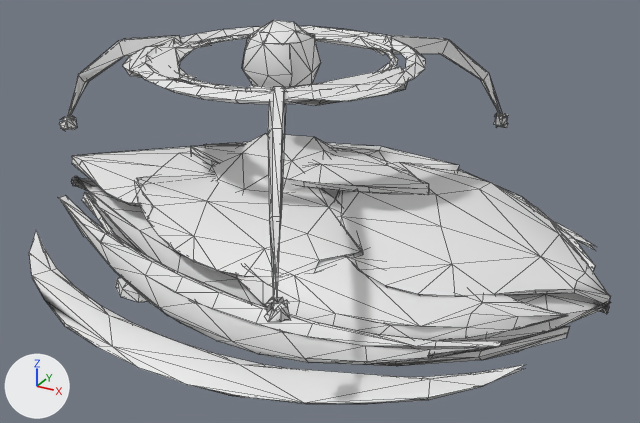
The glTF model public/assets/models/alien/weaver_lod.glb: old version first, new version second.
One viewpoint serves both versions: a 50 mm camera at (4.03, -6.95, 4.77) aimed at (0.23, -0.05, 1.32). Lighting does not change. The marker at lower left points along +X, +Y and +Z. The picture after the commit comes second. Mesh edges are drawn as thin lines. Where no turn or scale is listed for an object, it has been applied to the vertices. Vertices at exactly the same position are counted once.

The scene before the commit, as lines of its bpy script (objects in view):
```python
me_halo = bpy.data.meshes.new('Halo')
me_halo.from_pydata(...)  # 559 vertices, 723 faces; spans x -3.1..1.3, y -2.52..2.52, z 1.6..3.11
me_hull = bpy.data.meshes.new('Hull')
me_hull.from_pydata(...)  # 1389 vertices, 1775 faces; spans x -3.01..3.01, y -2.38..2.38, z 0.32..1.91
ob_halo = bpy.data.objects.new('Halo', me_halo)
ob_halo.location = (0.0, 0.0, 0.0)
ob_hull = bpy.data.objects.new('Hull', me_hull)
ob_hull.location = (0.0, 0.0, 0.0)
```
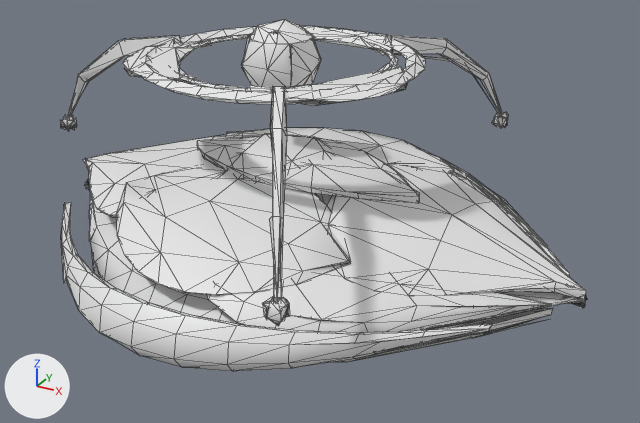
The change, as a list of edits to the scene's bpy script:
```text
Change me_hull:
    remove me_hull.from_pydata(...)  # 1389 vertices, 1775 faces; spans x -3.01..3.01, y -2.38..2.38, z 0.32..1.91
    add me_hull.from_pydata(...)  # 1320 vertices, 1730 faces; spans x -2.82..2.82, y -2.43..2.42, z 0.34..1.91
    me_hull part 1: the loose piece of 131 vertices spanning x -3.01..3.01, y -1.65..1.65, z 0.56..1.54 is rebuilt with 120 vertices and now spans x -2.82..2.82, y -2.09..2.09, z 0.56..1.53
    me_hull part 2: the loose piece of 93 vertices spanning x -2.76..2.4, y 0.4..1.97, z 0.85..1.27 is rebuilt with 104 vertices and now spans x -2.58..2.25, y 0.51..2.42, z 0.85..1.28
    me_hull part 3: the loose piece of 81 vertices spanning x 0.48..3.0, y -1.26..1.26, z 1.01..1.77 is rebuilt with 77 vertices and now spans x 0.45..2.8, y -1.31..1.31, z 1.01..1.75
    me_hull part 4: the loose piece of 79 vertices spanning x -1.57..1.2, y 0.16..1.59, z 1.31..1.73 is rebuilt with 80 vertices and now spans x -1.47..1.13, y 0.22..2.04, z 1.33..1.77
    me_hull part 5: the loose piece of 77 vertices spanning x -0.01..2.76, y 0.41..1.72, z 1.06..1.6 is rebuilt with 75 vertices and now spans x -0.01..2.58, y 0.23..2.02, z 1.03..1.57
    me_hull part 6: the loose piece of 75 vertices spanning x -1.58..1.2, y -1.59..-0.17, z 1.31..1.73 is rebuilt with 79 vertices and now spans x -1.46..1.12, y -2.04..-0.23, z 1.33..1.77
    me_hull part 7: the loose piece of 75 vertices spanning x -2.76..2.76, y -1.69..-0.03, z 0.44..0.95 is rebuilt with 77 vertices and now spans x -2.58..2.59, y -2.14..-0.04, z 0.43..0.96
    me_hull part 8: the loose piece of 75 vertices spanning x -2.76..2.4, y -1.97..-0.4, z 0.85..1.27 is rebuilt with 100 vertices and now spans x -2.58..2.24, y -2.43..-0.51, z 0.85..1.28
    me_hull part 9: the loose piece of 74 vertices spanning x -0.01..2.76, y -1.72..-0.41, z 1.06..1.6 is rebuilt with 72 vertices and now spans x -0.01..2.58, y -2.02..-0.23, z 1.03..1.56
    me_hull part 10: the loose piece of 60 vertices spanning x -3.0..-0.3, y -0.93..0.93, z 1.22..1.74 is rebuilt with 80 vertices and now spans x -2.82..-0.28, y -1.34..1.34, z 1.21..1.79
    me_hull part 11: the loose piece of 43 vertices spanning x -1.32..1.32, y -0.48..0.48, z 1.6..1.87 is rebuilt with 57 vertices and now spans x -1.23..1.23, y -0.61..0.61, z 1.6..1.89
    me_hull part 12: 8 loose pieces with 144 vertices, spanning x -3.01..2.76, y -2.38..2.38, z 0.73..1.75, are deleted
    other edits to the shape of me_hull do not show in these pictures
Change me_halo:
    remove me_halo.from_pydata(...)  # 559 vertices, 723 faces; spans x -3.1..1.3, y -2.52..2.52, z 1.6..3.11
    add me_halo.from_pydata(...)  # 584 vertices, 769 faces; spans x -3.1..1.29, y -2.51..2.52, z 1.6..3.11
    me_halo part 13: the loose piece of 4 vertices spanning x 1.12..1.17, y -2.47..-2.35, z 1.61..1.75 is rebuilt with 7 vertices and now spans x 1.11..1.17, y -2.51..-2.37, z 1.65..1.79
    me_halo part 14: 5 vertices moved from x -0.41..0.08, y -0.21..0.21, z 2.41..2.97 to x -0.51..0.03, y -0.22..0.23, z 2.44..2.97; 45 vertices removed from x -0.52..0.09, y -0.36..0.39, z 2.43..3.11; 46 vertices added at x -0.56..0.16, y -0.37..0.37, z 2.42..3.11
    me_halo part 15: 4 vertices moved from x 1.18..1.24, y 2.33..2.44, z 1.65..1.75 to x 1.14..1.26, y 2.33..2.49, z 1.65..1.75; 37 vertices removed from x -0.83..1.29, y 1.12..2.52, z 1.6..2.75; 52 vertices added at x -0.87..1.29, y 1.05..2.52, z 1.6..2.75
    me_halo part 16: 7 vertices moved from x 1.18..1.27, y -2.48..-2.34, z 1.66..1.78 to x 1.13..1.27, y -2.5..-2.37, z 1.64..1.79; 29 vertices removed from x 0.46..1.3, y -2.52..-0.01, z 1.61..2.75; 38 vertices added at x 0.36..1.28, y -2.5..0.06, z 1.6..2.84
    me_halo part 17: 6 vertices moved from x -3.01..-2.93, y -0.07..0.09, z 1.64..1.76 to x -3.08..-2.96, y -0.02..0.07, z 1.64..1.79; 34 vertices removed from x -3.1..-2.9, y -0.09..0.09, z 1.61..1.79; 31 vertices added at x -3.1..-2.9, y -0.09..0.09, z 1.61..1.79
    me_halo part 18: 8 vertices removed from x -1.54..-0.86, y -1.11..-0.01, z 2.75; 8 vertices added at x -1.56..-0.77, y -1.11..0.06, z 2.75
```

Location of each change, (x1, y1, x2, y2) in pixels of the pictures (640 x 423 px; the box of a moved part takes in the faces that stretch with it):
'Hull', reshaped (9% narrower, 10% shorter): before (29, 134, 611, 404); after (61, 128, 588, 371)
'Halo', reshaped: before (60, 20, 508, 322); after (60, 20, 509, 326)
part 1 of me_hull, rebuilt: before (71, 177, 611, 341); after (85, 179, 588, 330)
part 2 of me_hull, rebuilt (not visible before): after (439, 157, 548, 247)
part 3 of me_hull, rebuilt: before (336, 162, 611, 305); after (327, 162, 586, 299)
part 4 of me_hull, rebuilt (10% narrower, 48% taller): before (205, 142, 459, 172); after (226, 128, 454, 173)
part 5 of me_hull, rebuilt (mostly hidden): before (452, 169, 595, 271); after (451, 166, 569, 276)
part 6 of me_hull, rebuilt (20% taller): before (134, 174, 364, 277); after (116, 171, 351, 295)
part 7 of me_hull, rebuilt: before (82, 192, 570, 366); after (92, 253, 553, 362)
part 8 of me_hull, rebuilt: before (58, 195, 503, 364); after (61, 202, 493, 371)
part 9 of me_hull, rebuilt: before (236, 252, 567, 341); after (207, 265, 550, 333)
part 10 of me_hull, rebuilt (34% taller): before (73, 144, 243, 207); after (83, 133, 254, 218)
part 11 of me_hull, rebuilt (7% narrower, 39% taller): before (190, 145, 429, 193); after (197, 136, 419, 203)
part 12 of me_hull, deleted: before (29, 156, 596, 404)
part 13 of me_halo, rebuilt: before (265, 297, 273, 313); after (262, 296, 275, 318)
part 14 of me_halo, moved or reshaped: (242, 20, 321, 88) in both
part 15 of me_halo, moved or reshaped: before (360, 31, 508, 128); after (360, 31, 509, 128)
part 16 of me_halo, moved or reshaped: before (265, 67, 408, 322); after (265, 67, 408, 326)
part 17 of me_halo, moved or reshaped: (60, 115, 77, 131) in both
part 18 of me_halo, moved or reshaped: before (122, 47, 176, 79); after (123, 47, 176, 79)
